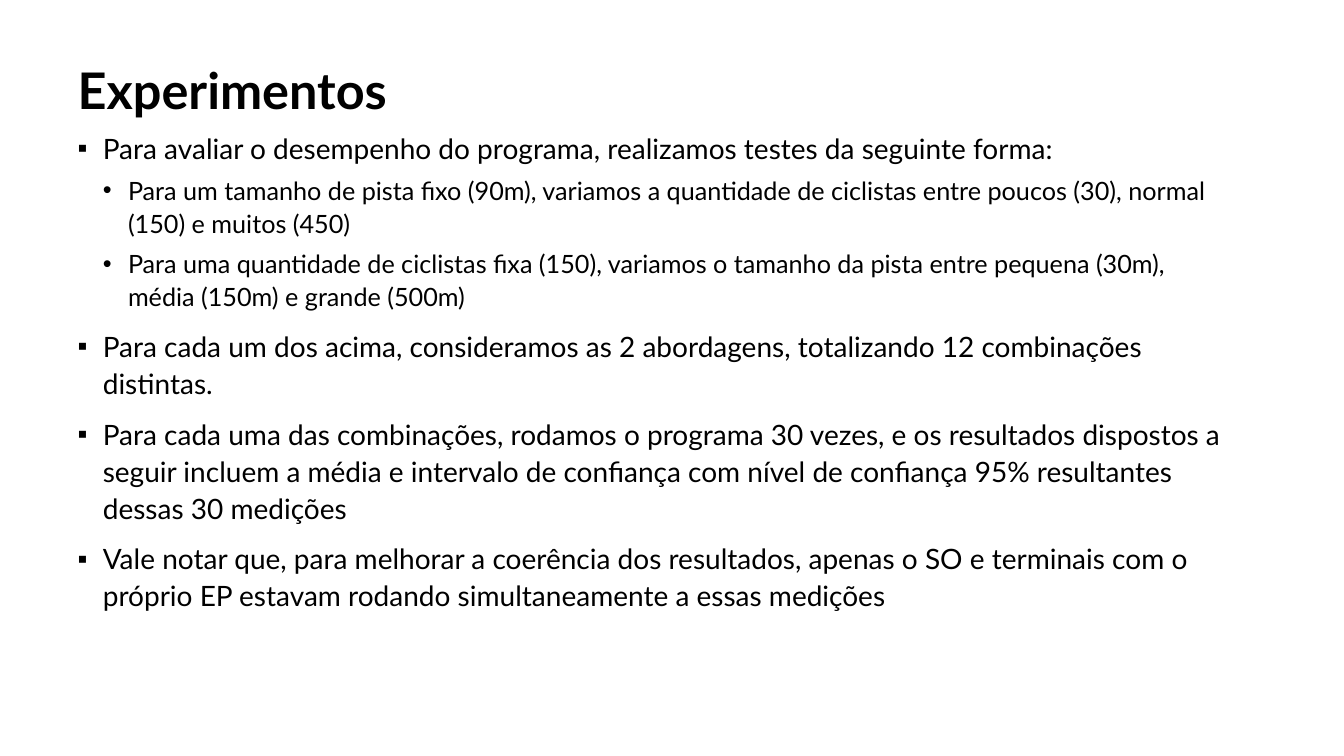
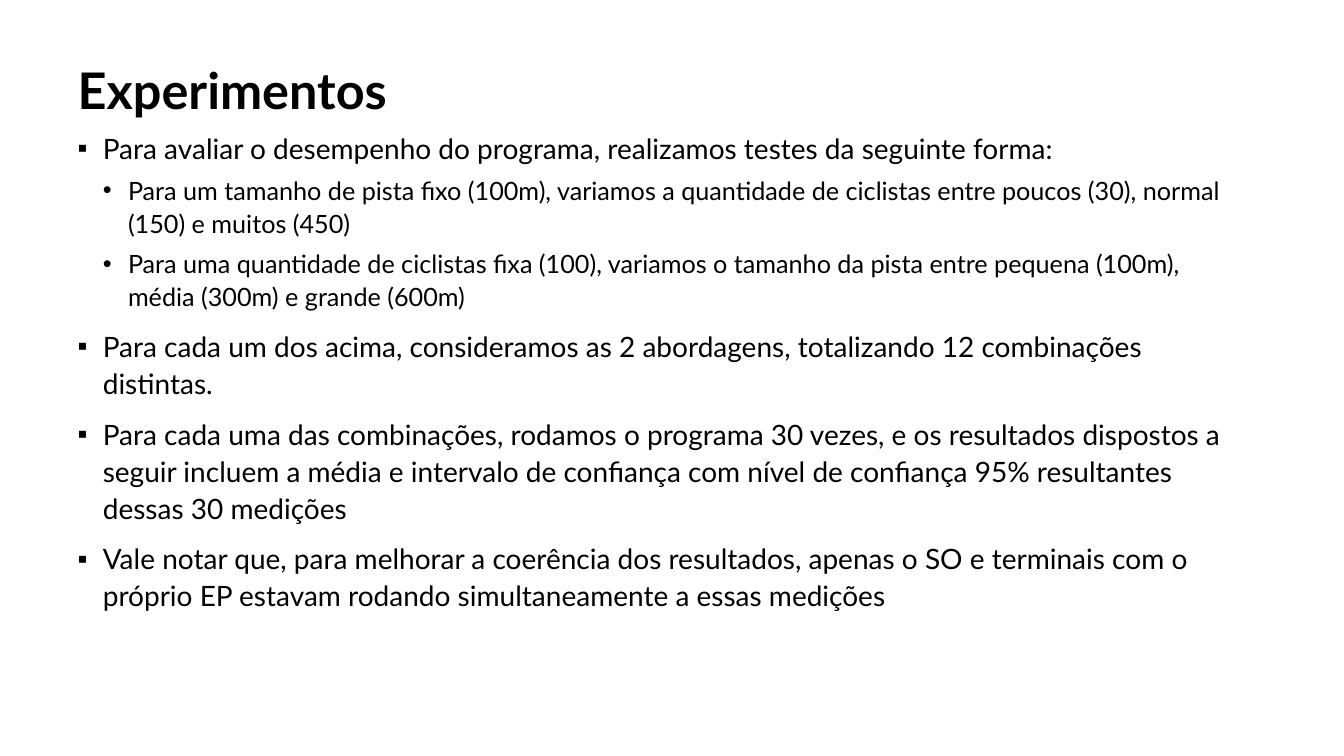
Before and after one commit to MagoDaZueira/MAC0422-EPs, a slide deck: slide 6 of EP2/apresentação/slides.pptx. Drawn at 1344x756 pixels with LibreOffice and Linux fonts; fonts in the diff are those of the drawing. Boxes give left, top, right and bottom in pixels: in the first picture for what was removed or moved away, otherwise in the second. Text is boxed around its words. In the diff, an @@ line names an element or a change of style, - is before the commit and + after.

```diff
--- a/EP2/apresentação/slides.pptx
+++ b/EP2/apresentação/slides.pptx
@@ text at (128, 180, 1220, 311): text changed @@
-  • Para um tamanho de pista fixo (90m), variamos a quantidade de ciclistas entre poucos (30), normal (150) e muitos (450)
-  • Para uma quantidade de ciclistas fixa (150), variamos o tamanho da pista entre pequena (30m), média (150m) e grande (500m)
+  • Para um tamanho de pista fixo (100m), variamos a quantidade de ciclistas entre poucos (30), normal (150) e muitos (450)
+  • Para uma quantidade de ciclistas fixa (100), variamos o tamanho da pista entre pequena (100m), média (300m) e grande (600m)
```
Also in this commit, not shown: 4 other slides changed, 2 other files.
